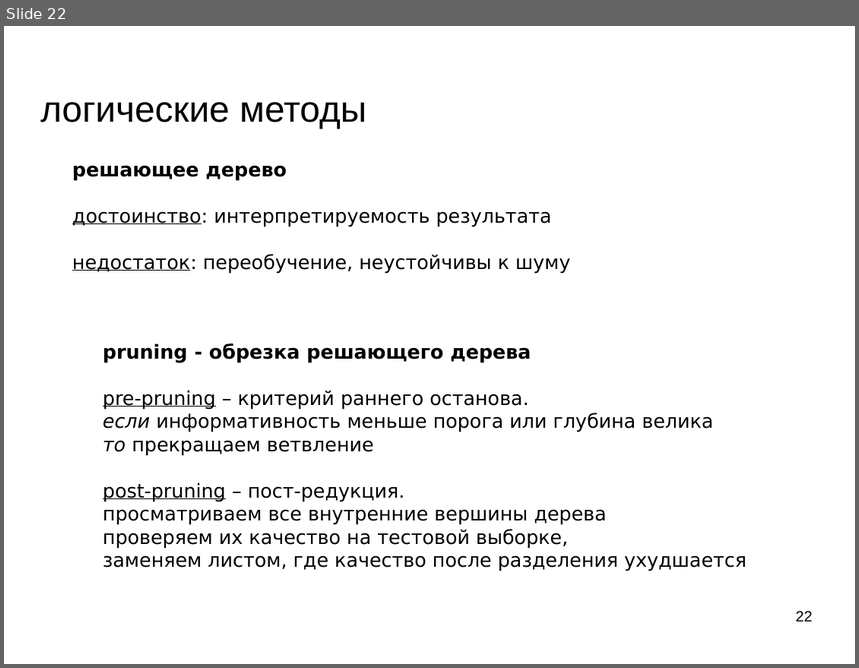
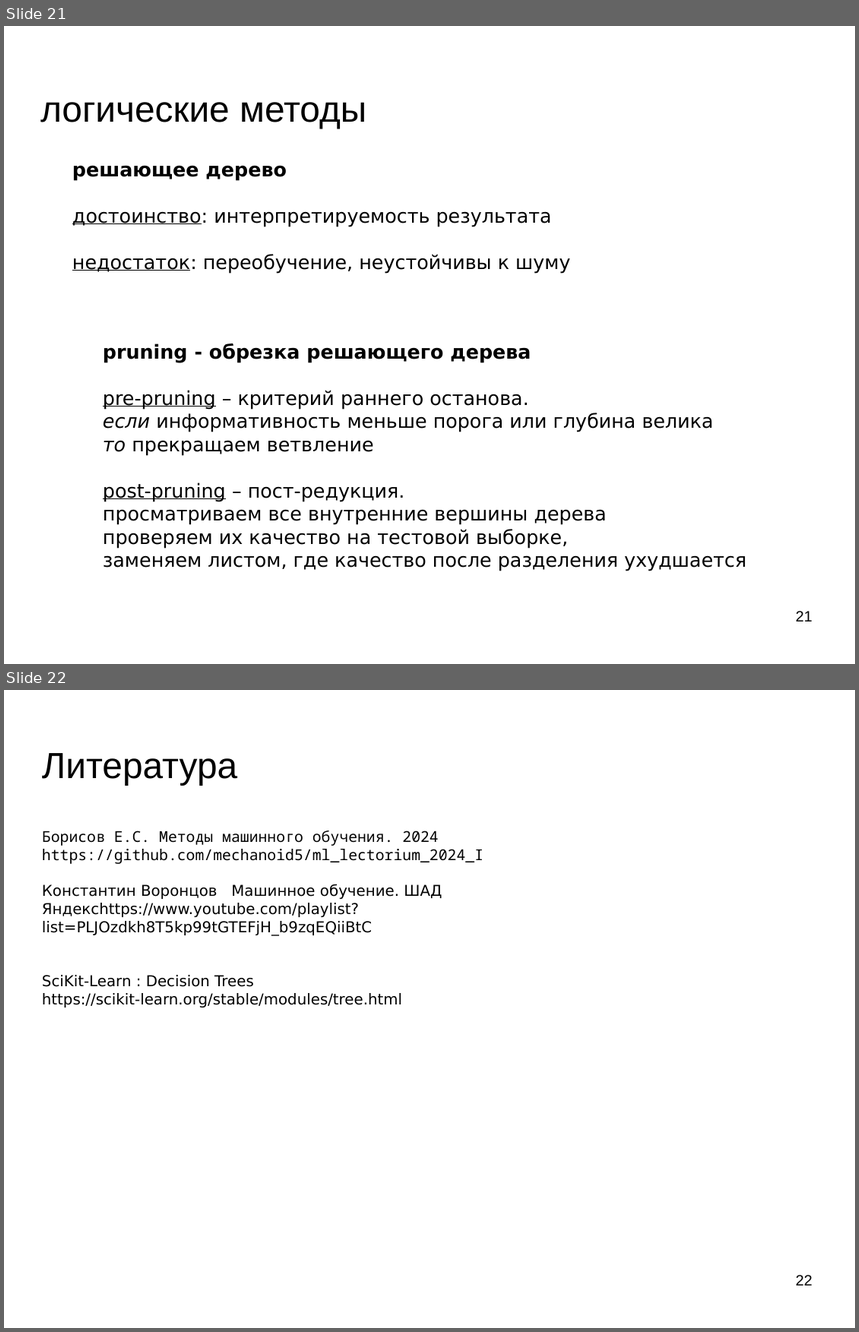
Before and after one commit to mechanoid5/ml_lectorium_2024_I, a slide deck: 11-logical.odp. Shown one above the other, each under a label of ours: slide 22 before the commit, slides 21 and 22 after it. The pictures are 859x668 and 859x1332 pixels, drawn with LibreOffice and Linux fonts; fonts in the diff are those of the drawing; background and template pictures are left out. Boxes give left, top, right and bottom in pixels: in the first picture for what was removed or moved away, otherwise in the second. Text is boxed around its words. In the diff, an @@ line names an element or a change of style, - is before the commit and + after.

```diff
--- a/11-logical.odp
+++ b/11-logical.odp
@@ slide 22 added at (4,690,855,1328), background picture (left out) @@
@@ text added at (42,753,237,786), 33.9 pt, text #000000 @@
+Литература
@@ text added at (42,831,484,1008), 14 pt, text #000000 @@
+Борисов Е.С. Методы машинного обучения. 2024
+https://github.com/mechanoid5/ml_lectorium_2024_I
+Константин Воронцов Машинное обучение. ШАД Яндексhttps://www.youtube.com/playlist?list=PLJOzdkh8T5kp99tGTEFjH_b9zqEQiiBtC
+SciKit-Learn : Decision Trees
+https://scikit-learn.org/stable/modules/tree.html
@@ page number added at (796,1275,813,1286), 14 pt, text #000000 @@
+22
@@ what was slide 22 is now slide 21 @@
@@ page number at (796,611,813,622): text changed @@
-22
+21
```
Also in this commit, not shown: 2 slides changed, 1 other slide added, 3 slides removed, 4 other files.
